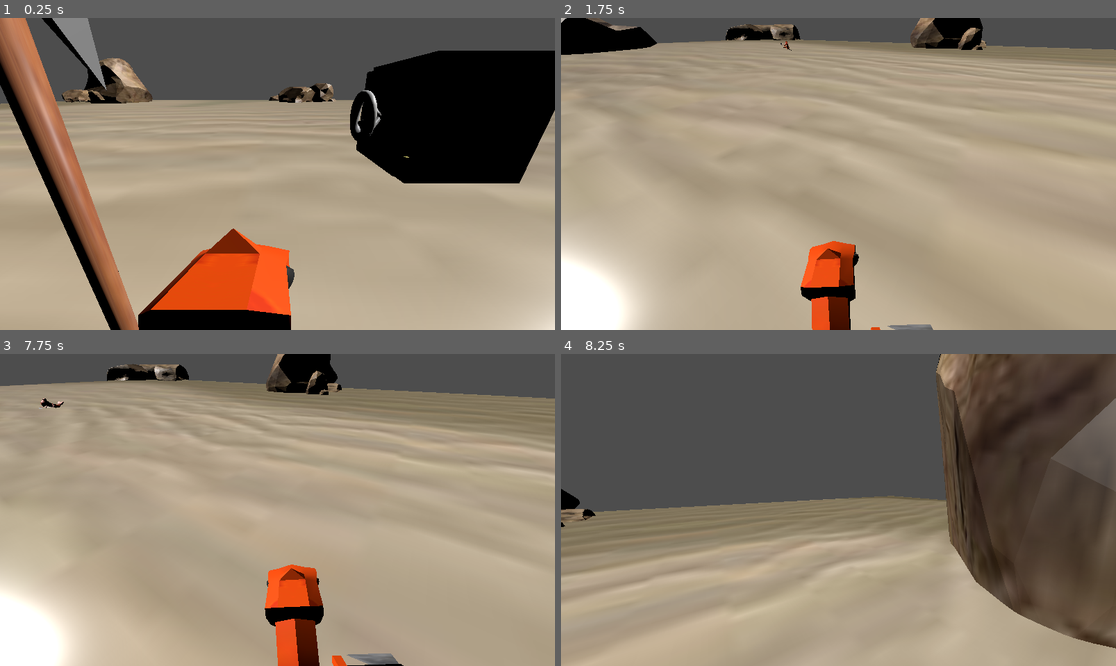
Above: before the commit, frames 1-4 (two rows, left to right).
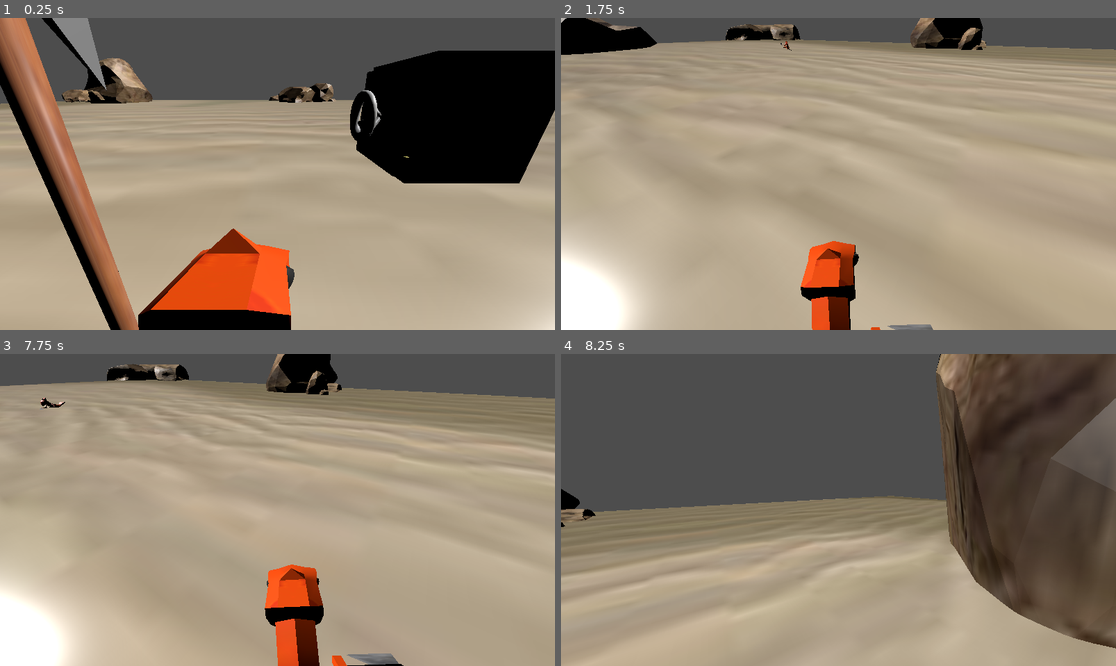
Above: after the commit, the same moments.

Repository: TomasDanielExpositoTorre/deep-defense
Game: Godot game, scene res://deep-defense.tscn
Two runs of this game, one before a commit and one after it. Both use one fixed random seed, a clock stepped at 60 frames per second and the inputs below.
Inputs (mouse positions are in pixels of both pictures, inside the frame that each line leads up to):
- Up to frame 1 (0.25 s): no input
- Up to frame 2 (1.75 s): move the mouse to (832, 180) at 0.52 s; hold W (up) from 0.53 s (still down); click (832, 180) at 0.6 s; tap Space (jump) at 0.77, 1.52 s; move the mouse to (877, 177) at 1.27 s; tap Shift (sprint) at 1.35 s
- Up to frame 3 (7.75 s): move the mouse to (233, 506) at 2.02 s; click (233, 506) at 2.1 s; move the mouse to (283, 510) at 2.77 s; release W (up) at 2.78 s; hold A (left) 2.78-3.53 s; tap Shift (sprint) every 1.5 s from 2.85 to 7.35 s; tap Space (jump) at 3.02, 3.77, 4.52, 6.02, 6.77, 7.52 s; move the mouse to (255, 503) at 3.52 s; hold W (up) 3.53-5.78 s; click (255, 503) at 3.6 s; move the mouse to (305, 510) at 4.27 s; move the mouse to (249, 510) at 5.02 s; click (249, 510) at 5.1 s; move the mouse to (288, 503) at 5.77 s; hold D (right) 5.78-6.53 s; move the mouse to (271, 516) at 6.52 s; hold W (up) from 6.53 s (still down); click (271, 516) at 6.6 s; move the mouse to (316, 513) at 7.27 s
- Up to frame 4 (8.25 s): keep holding W (up); move the mouse to (794, 506) at 8.02 s; click (794, 506) at 8.1 s

Frames 1-2 are identical in both runs. In frame 3, less than 0.1% of the frame differs, in the area x 7-12%, y 14-18%; in frame 4, nothing differs.

Commit message:
doc y refactor del camaron y caja fuerte

Diff:
--- a/deep-defense.tscn
+++ b/deep-defense.tscn
@@ -31,6 +31,7 @@
 light_energy = 1.3
 
 [node name="Player" parent="." instance=ExtResource("2_o1nfg")]
+unique_name_in_owner = true
 transform = Transform3D(1, 0, 0, 0, 1, 0, 0, 0, 1, -2.30314, 0.357011, 2.92226)
 
 [node name="head" type="Node3D" parent="Player"]
--- a/scripts/pathfinder.gd
+++ b/scripts/pathfinder.gd
@@ -12,7 +12,7 @@
 
 # Estadísticas de Enemigo
 var health = 1
-var exalted = false
+var enraged = false
 
 var speed = 1.0
 var damage = 1.0
@@ -24,6 +24,8 @@
 
 # Pathfinding
 @onready var target = %Safe
+@onready var player = %Player
+
 var attacking = false
 
 func _ready():
@@ -42,3 +44,7 @@
 	"""
 	await get_tree().physics_frame
 	set_physics_process(true)
+
+func enrage():
+	enraged = true
+	target = player
--- a/scripts/safe.gd
+++ b/scripts/safe.gd
@@ -1,3 +1,9 @@
+"""
+La caja fuerte que contiene la formula secreta que
+debemos proteger.
+
+@author: Tomás Daniel Expósito Torre.
+"""
 extends Node3D
 
 var health = 100
--- a/scripts/shrimp.gd
+++ b/scripts/shrimp.gd
@@ -1,3 +1,9 @@
+"""
+Un camarón muy simpático. Tiene un area de detección moderada,
+se mueve por el suelo y ataca cuerpo a cuerpo con un hacha.
+
+@author: Tomás Daniel Expósito Torre.
+"""
 extends PathFinderEnemy
 
 @onready var nav: NavigationAgent3D = $Navigation
@@ -16,7 +22,7 @@
 	damage = 3
 	speed = 1
 
-	# Parámetros para el estado "exaltado"
+	# Parámetros para el estado enfurecido
 	ex_speed = 2
 	ex_damage = 7
 	ex_atk_speed = 2
@@ -32,7 +38,7 @@
 		var direction = (nav.get_next_path_position() - global_position).normalized()
 		direction.y = 0
 
-		velocity = direction * (speed if not exalted else ex_speed)
+		velocity = direction * (speed if not enraged else ex_speed)
 
 		move_and_slide()
 
@@ -54,11 +60,11 @@
 
 func attack(body: Node3D):
 	animation.play("Attack")
-	animation.speed_scale = atk_speed if not exalted else ex_atk_speed
+	animation.speed_scale = atk_speed if not enraged else ex_atk_speed
 	await get_tree().create_timer(1.66 / animation.speed_scale).timeout
 
 	if body in damage_range.get_overlapping_bodies() and body.has_method("take_damage"):
-		body.take_damage(damage if not exalted else ex_damage)
+		body.take_damage(damage if not enraged else ex_damage)
 
 # ------------------------------------------------------------------------------
 # --------------------------------- DETECCION ----------------------------------
@@ -68,7 +74,7 @@
 		target = body
 
 func detection_exited(body: Node3D) -> void:
-	if body.name == target.name and not exalted:
+	if not enraged and body.name == target.name:
 		target = safe
 
 # ------------------------------------------------------------------------------
